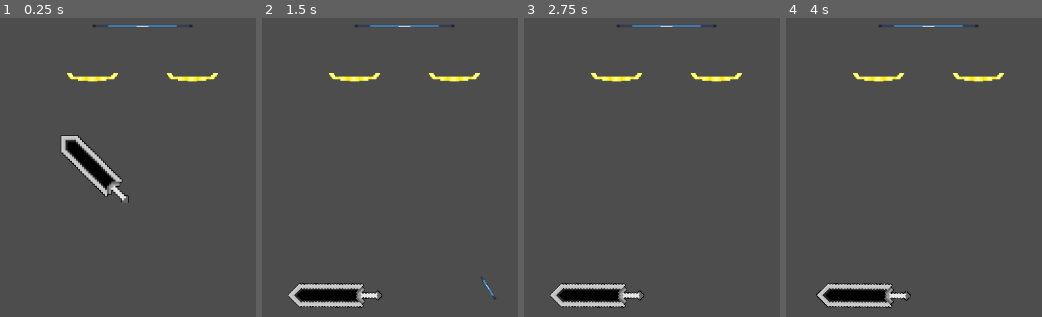
Above: before the commit, frames 1-4 (left to right).
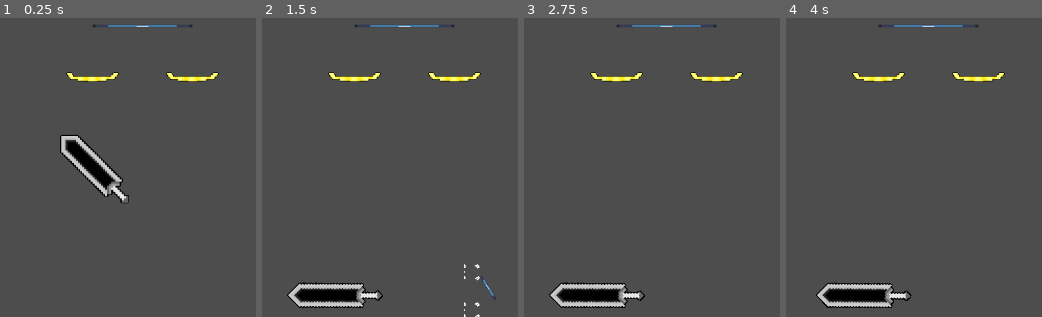
Above: after the commit, the same moments.

Repository: AlexYam94/GameOff_2023_Scale
Game: Godot game, scene res://Scenes/BaseScene.tscn
Same seed, same stepped clock (60 frames per second), same inputs: the game is played once before the commit and once after it. The engine's default icon, where the game draws it, is replaced by a stand-in: a white triangle on a blue panel in a dark square.
Inputs (mouse positions are in pixels of both pictures, inside the frame that each line leads up to):
- Up to frame 1 (0.25 s): no input
- Up to frame 2 (1.5 s): drag from (464, 179) to (354, 77) at 0.52 s; drag from (494, 296) to (354, 77) at 1.27 s
- Up to frame 3 (2.75 s): move the mouse to (534, 296) at 2.02 s; click (534, 296) at 2.17 s
- Up to frame 4 (4 s): tap Enter at 2.75 s; drag from (855, 296) to (978, 77) at 2.77 s; move the mouse to (outside the picture) at 3.52 s; click (outside the picture) at 3.67 s

The runs differ from the first frame. In frame 1, 0.5% of the frame differs, in the area x 23-86%, y 18-62%; in frame 2, 0.6%, in the area x 9-86%, y 18-100%; in frame 3, 0.5%; in frame 4, 0.5%.

Commit message:
check all collision shapes for collision

Diff:
--- a/Materials/BlackOutlineMaterial.tres
+++ b/Materials/BlackOutlineMaterial.tres
@@ -5,7 +5,7 @@
 [resource]
 shader = ExtResource("1_3vara")
 shader_parameter/color = Color(0, 0, 0, 1)
-shader_parameter/width = 3.0
+shader_parameter/width = 5.0
 shader_parameter/pattern = 0
 shader_parameter/inside = false
 shader_parameter/add_margins = true
--- /dev/null
+++ b/Scenes/Objects/collideSound.tscn
@@ -0,0 +1,8 @@
+[gd_scene load_steps=2 format=3 uid="uid://dmvuuffr6t800"]
+
+[ext_resource type="AudioStream" uid="uid://b1vh7177ssvsy" path="res://Sounds/test.wav" id="1_wg043"]
+
+[node name="AudioStreamPlayer2D" type="AudioStreamPlayer2D"]
+stream = ExtResource("1_wg043")
+volume_db = 20.0
+attenuation = 1e-05
--- a/Scenes/Objects/dragonSlayer.tscn
+++ b/Scenes/Objects/dragonSlayer.tscn
@@ -1,10 +1,11 @@
-[gd_scene load_steps=11 format=3 uid="uid://cjumqdexv0tln"]
+[gd_scene load_steps=12 format=3 uid="uid://cjumqdexv0tln"]
 
 [ext_resource type="Script" path="res://Scripts/DragAndDrop.gd" id="1_mgsrs"]
 [ext_resource type="PackedScene" uid="uid://deid5dwnia2h5" path="res://Scenes/hitEffect.tscn" id="2_eposh"]
 [ext_resource type="Texture2D" uid="uid://dg46b8c63fnbh" path="res://Arts/Guts Dragon Slayer.png" id="3_jwviu"]
 [ext_resource type="Texture2D" uid="uid://drfviugoc8ggs" path="res://icon.svg" id="3_segch"]
 [ext_resource type="Material" uid="uid://x834ubcrmjgq" path="res://Materials/BlackOutlineMaterial.tres" id="3_u3d3a"]
+[ext_resource type="PackedScene" uid="uid://dmvuuffr6t800" path="res://Scenes/Objects/collideSound.tscn" id="6_tgt3y"]
 
 [sub_resource type="PhysicsMaterial" id="PhysicsMaterial_tb51x"]
 rough = true
@@ -21,7 +22,7 @@
 [sub_resource type="RectangleShape2D" id="RectangleShape2D_07klv"]
 size = Vector2(2.84009, 9.20972)
 
-[node name="DragonSlayer" type="RigidBody2D" node_paths=PackedStringArray("collisionShape", "directionAndVelocityIndicator") groups=["pickable"]]
+[node name="DragonSlayer" type="RigidBody2D" node_paths=PackedStringArray("directionAndVelocityIndicator") groups=["pickable"]]
 disable_mode = 2
 collision_layer = 2
 collision_mask = 2
@@ -37,7 +38,6 @@
 distanceDecayFactor = 40.0
 velocityDecayValue = 1.0
 nonFacingCursorFactor = 2.0
-collisionShape = NodePath("CollisionShape2D")
 contactEffect = ExtResource("2_eposh")
 directionAndVelocityIndicator = NodePath("Indicator")
 
@@ -73,6 +73,8 @@
 texture = ExtResource("3_segch")
 offset = Vector2(50, 0)
 
+[node name="AudioStreamPlayer2D" parent="." instance=ExtResource("6_tgt3y")]
+
 [connection signal="body_entered" from="." to="." method="_on_body_entered"]
 [connection signal="body_exited" from="." to="." method="_on_body_exited"]
 [connection signal="input_event" from="." to="." method="_on_input_event"]
--- a/Scenes/Objects/weight.tscn
+++ b/Scenes/Objects/weight.tscn
@@ -1,8 +1,9 @@
-[gd_scene load_steps=6 format=3 uid="uid://dsyhmmvxevwih"]
+[gd_scene load_steps=7 format=3 uid="uid://dsyhmmvxevwih"]
 
 [ext_resource type="Script" path="res://Scripts/DragAndDrop.gd" id="1_frnxq"]
 [ext_resource type="PackedScene" uid="uid://deid5dwnia2h5" path="res://Scenes/hitEffect.tscn" id="2_jdjkr"]
 [ext_resource type="Texture2D" uid="uid://drfviugoc8ggs" path="res://icon.svg" id="3_1ji8i"]
+[ext_resource type="PackedScene" uid="uid://dmvuuffr6t800" path="res://Scenes/Objects/collideSound.tscn" id="4_elsg4"]
 
 [sub_resource type="PhysicsMaterial" id="PhysicsMaterial_tb51x"]
 rough = true
@@ -10,7 +11,7 @@
 [sub_resource type="RectangleShape2D" id="RectangleShape2D_3lujh"]
 size = Vector2(10, 10)
 
-[node name="Weight" type="RigidBody2D" node_paths=PackedStringArray("collisionShape", "directionAndVelocityIndicator") groups=["pickable"]]
+[node name="Weight" type="RigidBody2D" node_paths=PackedStringArray("directionAndVelocityIndicator") groups=["pickable"]]
 disable_mode = 2
 collision_layer = 2
 collision_mask = 2
@@ -23,11 +24,10 @@
 contact_monitor = true
 angular_damp = 30.606
 script = ExtResource("1_frnxq")
-force = 3000.0
+force = 5000.0
 stopDistance = 1.0
 distanceDecayFactor = 2.0
 velocityDecayValue = 1.0
-collisionShape = NodePath("CollisionShape2D")
 contactEffect = ExtResource("2_jdjkr")
 directionAndVelocityIndicator = NodePath("Sprite2D")
 
@@ -40,6 +40,8 @@
 texture = ExtResource("3_1ji8i")
 offset = Vector2(50, 0)
 
+[node name="AudioStreamPlayer2D" parent="." instance=ExtResource("4_elsg4")]
+
 [connection signal="body_entered" from="." to="." method="_on_body_entered"]
 [connection signal="body_exited" from="." to="." method="_on_body_exited"]
 [connection signal="input_event" from="." to="." method="_on_input_event"]
--- a/Scenes/hitEffect.tscn
+++ b/Scenes/hitEffect.tscn
@@ -1,7 +1,7 @@
 [gd_scene load_steps=11 format=3 uid="uid://deid5dwnia2h5"]
 
 [ext_resource type="Script" path="res://Scripts/HitEffect.gd" id="1_y0hvw"]
-[ext_resource type="Material" uid="uid://x834ubcrmjgq" path="res://Materials/BlackOutlineMaterial.tres" id="2_f5xml"]
+[ext_resource type="Material" uid="uid://bklqowmll1yia" path="res://Materials/WhiteOutlineMaterial.tres" id="2_80nm8"]
 [ext_resource type="Texture2D" uid="uid://c46o3le2xaopt" path="res://Arts/CollideEffect.png" id="2_rf7hr"]
 
 [sub_resource type="AtlasTexture" id="AtlasTexture_7epl3"]
@@ -60,7 +60,7 @@
 duration = 0.3
 
 [node name="AnimatedSprite2D" type="AnimatedSprite2D" parent="."]
-material = ExtResource("2_f5xml")
+material = ExtResource("2_80nm8")
 sprite_frames = SubResource("SpriteFrames_fq42t")
 autoplay = "default"
 frame = 5
--- a/Scenes/level1.tscn
+++ b/Scenes/level1.tscn
@@ -1,8 +1,8 @@
 [gd_scene load_steps=8 format=3 uid="uid://i1qwhe5h610m"]
 
+[ext_resource type="Script" path="res://Scripts/Wall.gd" id="2_lsdm4"]
 [ext_resource type="PackedScene" uid="uid://tpk7kc2i4gsq" path="res://Scenes/scale.tscn" id="2_r8ljl"]
 [ext_resource type="PackedScene" uid="uid://dsyhmmvxevwih" path="res://Scenes/Objects/weight.tscn" id="3_7jmg6"]
-[ext_resource type="PackedScene" uid="uid://ra34xg4ag4or" path="res://Scenes/Objects/weight2.tscn" id="4_2who6"]
 [ext_resource type="PackedScene" uid="uid://cjumqdexv0tln" path="res://Scenes/Objects/dragonSlayer.tscn" id="4_thc62"]
 
 [sub_resource type="PhysicsMaterial" id="PhysicsMaterial_ap8b7"]
@@ -18,7 +18,7 @@
 [node name="Scale" parent="." instance=ExtResource("2_r8ljl")]
 position = Vector2(0, -16)
 
-[node name="Wall" type="RigidBody2D" parent="."]
+[node name="Wall" type="RigidBody2D" parent="." groups=["collidable"]]
 position = Vector2(2, 105)
 collision_layer = 6
 collision_mask = 6
@@ -28,12 +28,13 @@
 continuous_cd = 1
 max_contacts_reported = 10
 freeze = true
+script = ExtResource("2_lsdm4")
 
 [node name="CollisionShape2D" type="CollisionShape2D" parent="Wall"]
 position = Vector2(-8.00002, 16.5)
 shape = SubResource("RectangleShape2D_62sd6")
 
-[node name="Wall2" type="RigidBody2D" parent="."]
+[node name="Wall2" type="RigidBody2D" parent="." groups=["collidable"]]
 position = Vector2(-190, -9)
 collision_layer = 6
 collision_mask = 6
@@ -43,12 +44,13 @@
 continuous_cd = 1
 max_contacts_reported = 10
 freeze = true
+script = ExtResource("2_lsdm4")
 
 [node name="CollisionShape2D" type="CollisionShape2D" parent="Wall2"]
 position = Vector2(0.318748, 49.25)
 shape = SubResource("RectangleShape2D_p3kyc")
 
-[node name="Wall3" type="RigidBody2D" parent="."]
+[node name="Wall3" type="RigidBody2D" parent="." groups=["collidable"]]
 position = Vector2(190, 36)
 collision_layer = 6
 collision_mask = 6
@@ -58,6 +60,7 @@
 continuous_cd = 1
 max_contacts_reported = 10
 freeze = true
+script = ExtResource("2_lsdm4")
 
 [node name="CollisionShape2D" type="CollisionShape2D" parent="Wall3"]
 position = Vector2(0, 2)
@@ -71,9 +74,6 @@
 position = Vector2(43, 65)
 distanceDecayFactor = 40.0
 
-[node name="Weight3" parent="." instance=ExtResource("4_2who6")]
-position = Vector2(-64, 76)
-
 [node name="DragonSlayer" parent="." instance=ExtResource("4_thc62")]
 position = Vector2(-28, 34)
 
--- a/Scenes/level2.tscn
+++ b/Scenes/level2.tscn
@@ -23,13 +23,12 @@
 can_sleep = false
 stopDistance = 3.0
 
-[node name="Weight4" parent="." node_paths=PackedStringArray("collisionShape") instance=ExtResource("2_k742i")]
+[node name="Weight4" parent="." instance=ExtResource("2_k742i")]
 position = Vector2(-44, 93)
 collision_layer = 4
 collision_mask = 4
 can_sleep = false
 stopDistance = 3.0
-collisionShape = NodePath("../Weight/CollisionShape2D")
 
 [node name="Weight2" parent="." instance=ExtResource("2_k742i")]
 position = Vector2(58, 95)
@@ -38,13 +37,12 @@
 can_sleep = false
 stopDistance = 3.0
 
-[node name="Weight3" parent="." node_paths=PackedStringArray("collisionShape") instance=ExtResource("2_k742i")]
+[node name="Weight3" parent="." instance=ExtResource("2_k742i")]
 position = Vector2(45, 95)
 collision_layer = 4
 collision_mask = 4
 can_sleep = false
 stopDistance = 3.0
-collisionShape = NodePath("../Weight2/CollisionShape2D")
 
 [node name="Wall" type="RigidBody2D" parent="."]
 position = Vector2(2, 105)
--- a/Scenes/pan.tscn
+++ b/Scenes/pan.tscn
@@ -1,7 +1,8 @@
-[gd_scene load_steps=9 format=3 uid="uid://dkvkblshax1wb"]
+[gd_scene load_steps=10 format=3 uid="uid://dkvkblshax1wb"]
 
 [ext_resource type="Script" path="res://Scripts/Pan.gd" id="1_d4ivf"]
 [ext_resource type="Texture2D" uid="uid://d3ml3ei612b73" path="res://Arts/Pan.png" id="2_dbxqs"]
+[ext_resource type="Material" uid="uid://x834ubcrmjgq" path="res://Materials/BlackOutlineMaterial.tres" id="2_mehxc"]
 
 [sub_resource type="PhysicsMaterial" id="PhysicsMaterial_jwa0v"]
 
@@ -20,7 +21,7 @@
 [sub_resource type="RectangleShape2D" id="RectangleShape2D_0ju26"]
 size = Vector2(2, 0.1)
 
-[node name="Pan" type="RigidBody2D" node_paths=PackedStringArray("detectArea")]
+[node name="Pan" type="RigidBody2D" node_paths=PackedStringArray("detectArea") groups=["collidable"]]
 position = Vector2(-24, 9)
 collision_layer = 6
 collision_mask = 6
@@ -29,9 +30,12 @@
 continuous_cd = 2
 max_contacts_reported = 20
 contact_monitor = true
+lock_rotation = true
+linear_damp = 30.0
 script = ExtResource("1_d4ivf")
 detectArea = NodePath("Area2D")
 detectGroup = "pickable"
+maxVelocity = 0.5
 
 [node name="CollisionShape2D" type="CollisionShape2D" parent="."]
 position = Vector2(-0.00917244, -0.00147629)
@@ -89,6 +93,7 @@
 shape = SubResource("RectangleShape2D_0ju26")
 
 [node name="Sprite2D" type="Sprite2D" parent="."]
+material = ExtResource("2_mehxc")
 position = Vector2(-0.0686035, -0.758163)
 scale = Vector2(0.04, 0.05)
 texture = ExtResource("2_dbxqs")
--- a/Scripts/DragAndDrop.gd
+++ b/Scripts/DragAndDrop.gd
@@ -6,14 +6,16 @@
 @export var distanceDecayFactor : float = 200
 @export var velocityDecayValue : float = .5
 @export var nonFacingCursorFactor : float = 1
-@export var collisionShape : CollisionShape2D
 @export var contactEffect : PackedScene
 
 @export var directionAndVelocityIndicator : Sprite2D
 @export var directionAndVelocityIndicatorScaleDivider : float = 3000
 @export var maxDirectionAndVelocityIndicatorScale : float = .8
 
+
 signal clicked
+
+var collisionShapes = []
 
 var held : bool = false
 
@@ -25,12 +27,19 @@
 var originScale : Vector2
 
 var pickupDir : Vector2
+var contactSound : AudioStreamPlayer2D
 
 func _ready():
 	directionAndVelocityIndicator.visible = false
 	for node in get_tree().get_nodes_in_group("pickable"):
 		node.clicked.connect(_on_pickable_clicked)
 	originScale = directionAndVelocityIndicator.scale
+	for node in get_children():
+		if(node is CollisionShape2D):
+			collisionShapes.append(node)
+		if(node is AudioStreamPlayer2D):
+			contactSound = node
+
 
 func _physics_process(delta):
 	if held:
@@ -75,11 +84,11 @@
 		held = false
 
 func get_shape():
-	return collisionShape.shape
+	return collisionShapes
 
 func _on_body_entered(body):
-	if not (body is DragAndDrop):
-		return
+#	if not (body is DragAndDrop) and not (body is Pan):
+#		return
 	if(body is DragAndDrop):
 		pan = body.pan
 
@@ -87,16 +96,21 @@
 		pan.registerObj(self)
 	#TODO:
 	#Play hit/smoke/dust effect
-	var shape = collisionShape.shape
-	var otherShape = body.get_shape()
-	var contactsPoints = shape.collide_and_get_contacts(transform, otherShape, body.transform)
-	if(!contactsPoints):
-		pass
-	for point in contactsPoints:
-		print(point)
-		var effect : Node2D = contactEffect.instantiate();
-		(effect as Node2D).global_position = point
-		get_parent().add_child(effect)
+	contactSound.play()
+	var otherShapes = body.get_shape()
+	if(body is DragAndDrop):
+		if((body as RigidBody2D).linear_velocity == Vector2.ZERO):
+			return
+	for collisionShape in collisionShapes:
+		for otherCollisionShape in otherShapes:
+			var shape = collisionShape.shape
+			var otherShape = otherCollisionShape.shape
+			var contactsPoints = shape.collide_and_get_contacts(transform, otherShape, body.transform)
+			for point in contactsPoints:
+				print(point)
+				var effect : Node2D = contactEffect.instantiate();
+				(effect as Node2D).global_position = point
+				get_parent().add_child(effect)
 
 func _on_input_event(viewport, event, shape_idx):
 	if event is InputEventMouseButton:
--- a/Scripts/Pan.gd
+++ b/Scripts/Pan.gd
@@ -5,15 +5,22 @@
 @export var detectGroup : String
 @export var collisionShape : CollisionShape2D
 
+@export var maxVelocity : float
+
+var collisionShapes = []
 var totalWeight : float
 var registeredObjs = []
 # Called when the node enters the scene tree for the first time.
 func _ready():
-	pass # Replace with function body.
+	for node in get_children():
+		if(node is CollisionShape2D):
+			collisionShapes.append(node)
 
 
 # Called every frame. 'delta' is the elapsed time since the previous frame.
 func _process(delta):
+	if(linear_velocity.x > maxVelocity):
+		linear_velocity = Vector2(maxVelocity,0)
 	totalWeight = 0
 	for obj in registeredObjs:
 		totalWeight += (obj as RigidBody2D).mass
@@ -24,7 +31,7 @@
 	return registeredObjs.size()
 
 func get_shape():
-	return collisionShape.shape
+	return collisionShapes
 
 func registerObj(body):
 	if not (registeredObjs.has(body)):
--- /dev/null
+++ b/Scripts/Wall.gd
@@ -0,0 +1,14 @@
+class_name Wall
+extends Node
+
+
+
+var collisionShapes = []
+
+func _ready():
+	for node in get_children():
+		if(node is CollisionShape2D):
+			collisionShapes.append(node)
+
+func get_shape():
+	return collisionShapes
